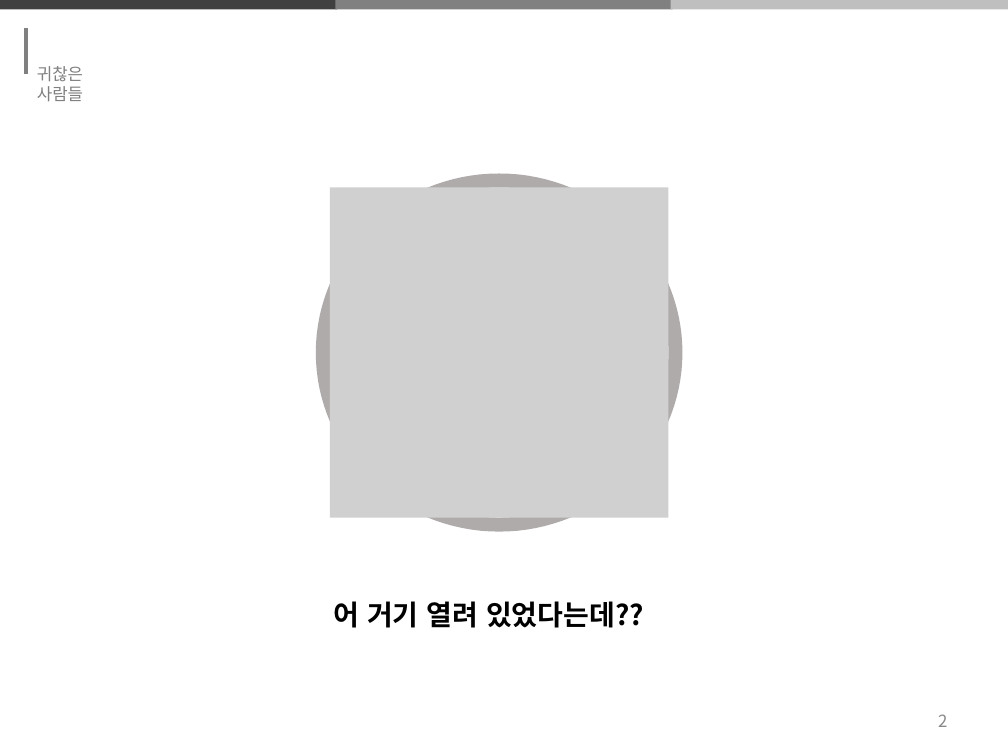
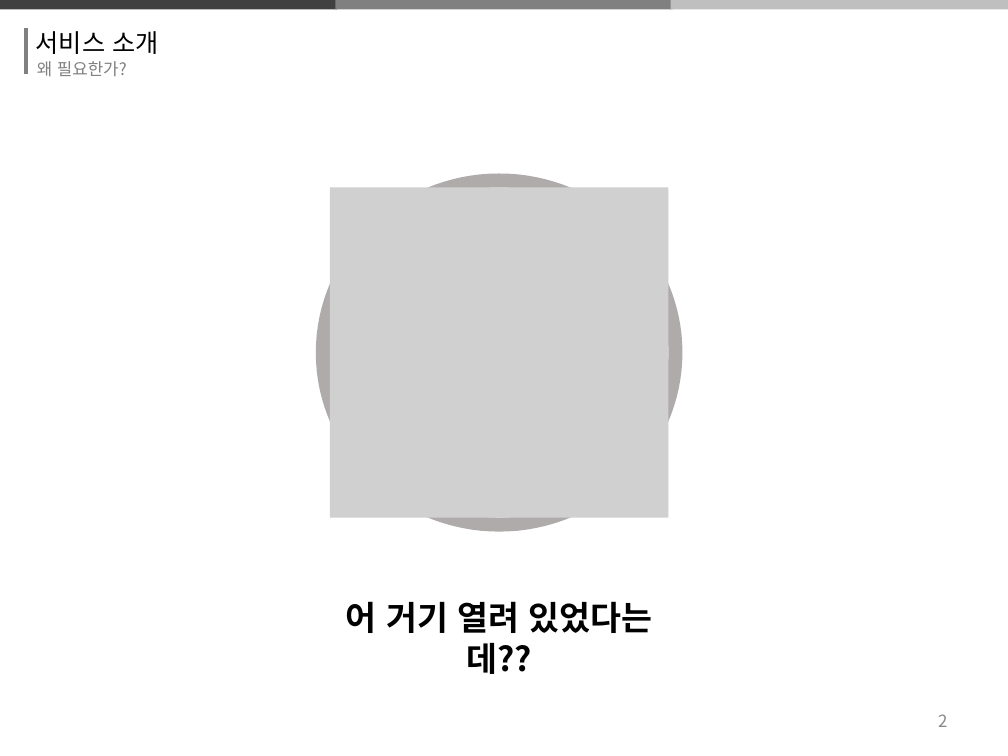
Before and after one commit to thrk941106/2018system_programming, a slide deck: slide 7 of 시프ppt 제작중.pptx. Drawn at 1008x756 pixels with LibreOffice and Linux fonts; fonts in the diff are those of the drawing; grey boxes stand for pictures. Boxes give left, top, right and bottom in pixels: in the first picture for what was removed or moved away, otherwise in the second. Text is boxed around its words. In the diff, an @@ line names an element or a change of style, - is before the commit and + after.

```diff
--- a/시프ppt 제작중.pptx
+++ b/시프ppt 제작중.pptx
@@ text added at (36,31,158,54), 18 pt, text #000000 @@
+서비스 소개
@@ text removed at (37,66,83,101) @@
-귀찮은 사람들
@@ text added at (37,61,127,76), 12 pt, text #808080 @@
+왜 필요한가?
@@ text "어 거기 열려 있었다는데??": place and size @@
-text "어 거기 열려 있었다는데??" at (334,601,644,628)
+text "어 거기 열려 있었다는데??" at (346,601,653,633)
@@ text "어 거기 열려 있었다는데??" at (346,601,653,633): size 20 to 24 pt; alignment left to centre @@
```
Also in this commit, not shown: 16 other slides changed, 4 slides added, 3 slides removed.
